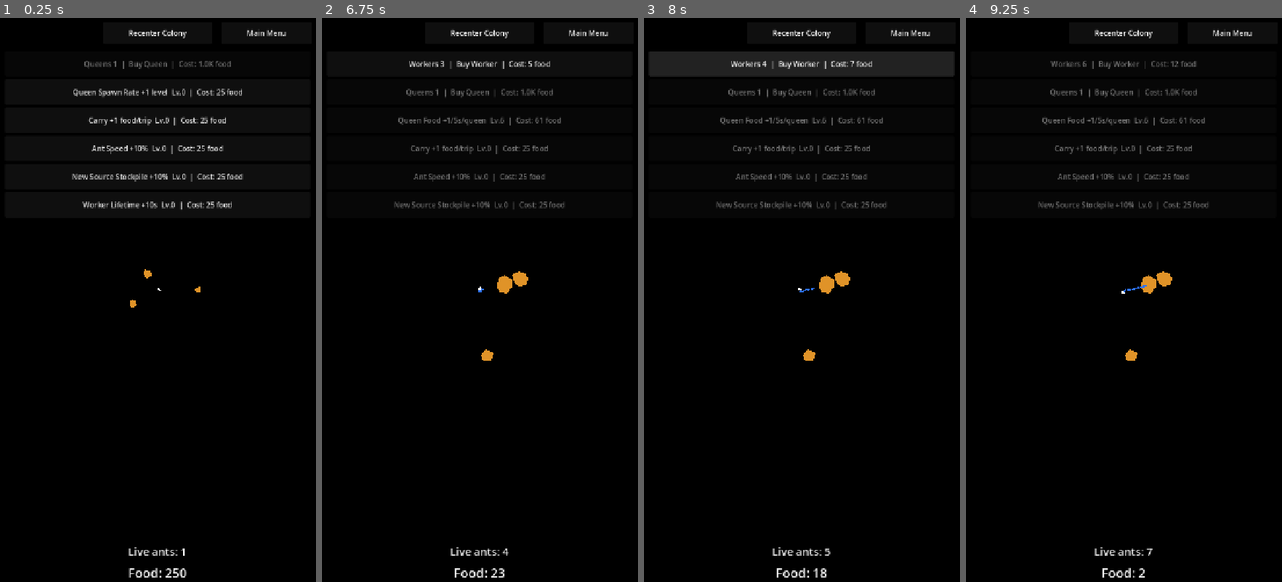
Above: before the commit, frames 1-4 (left to right).
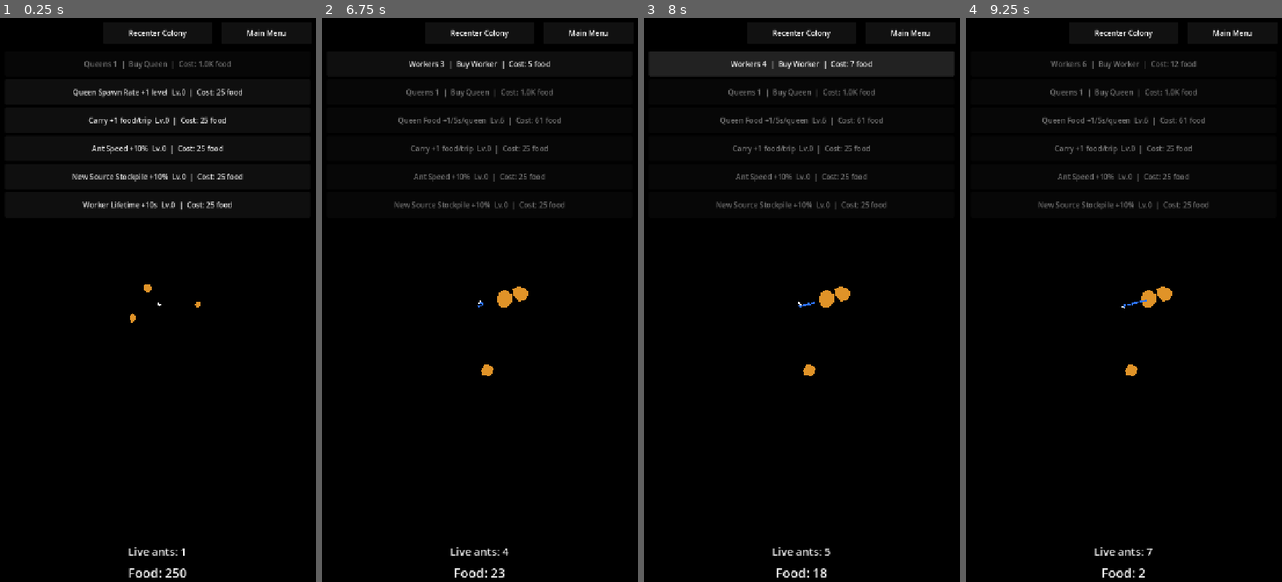
Above: after the commit, the same moments.

Repository: PabloVillagran/thatsHowYouGetAnts
Game: Godot game, scene res://scenes/queen_ant_1.tscn
Same seed, same stepped clock (60 frames per second), same inputs: the game is played once before the commit and once after it. This scene is started directly instead of the project's main scene.
Inputs:
- Up to frame 1 (0.25 s): no input
- Up to frame 2 (6.75 s): click "Queen Spawn Rate +1 level Lv.…" at 0.5 s; click "Queen Spawn Rate +1 level Lv.…" at 1.25 s; click "Queen Spawn Rate +1 level Lv.…" at 2 s; click "Queen Spawn Rate +1 level Lv.…" at 2.75 s; click "Queen Spawn Rate +1 level Lv.…" at 3.5 s; click "Queen Spawn Rate +1 level Lv.…" at 4.25 s; click "Recenter Colony" at 5 s; click "Main Menu" at 5.75 s; click "Incremental 1" at 6.5 s
- Up to frame 3 (8 s): click "Workers 3 | Buy Worker | Cost…" at 7.25 s
- Up to frame 4 (9.25 s): click "Workers 4 | Buy Worker | Cost…" at 8 s; click "Workers 5 | Buy Worker | Cost…" at 8.75 s

The runs differ from the first frame. In frame 1, 0.1% of the frame differs, in the area x 41-87%, y 2-55%; in frame 2, 0.5%; in frame 3, 0.6%; in frame 4, 0.6%, in the area x 49-87%, y 2-64%.

Commit message:
Fix colony recenter controls

Diff:
--- a/MainScene.tscn
+++ b/MainScene.tscn
@@ -113,7 +113,9 @@
 grow_horizontal = 2
 grow_vertical = 0
 theme_override_colors/font_color = Color(1, 1, 1, 1)
+modulate = Color(1.12, 1.12, 1.12, 1)
 text = "Recenter Colony"
+script = ExtResource("8_recenter_button")
 
 [node name="MainMenuButton" type="Button" parent="UI"]
 anchors_preset = 1
@@ -125,4 +127,5 @@
 offset_bottom = 68.0
 grow_horizontal = 0
 text = "Main Menu"
+modulate = Color(1.12, 1.12, 1.12, 1)
 script = ExtResource("7_menu_button")
--- a/scenes/main_menu.tscn
+++ b/scenes/main_menu.tscn
@@ -55,4 +55,5 @@
 theme_override_colors/font_color = Color(1, 1, 1, 1)
 theme_override_font_sizes/font_size = 24
 text = "Reset Game"
+modulate = Color(1.12, 1.12, 1.12, 1)
 script = ExtResource("2_reset")
--- a/scenes/queen_ant_1.tscn
+++ b/scenes/queen_ant_1.tscn
@@ -105,7 +105,9 @@
 offset_bottom = 68.0
 grow_horizontal = 2
 theme_override_colors/font_color = Color(1, 1, 1, 1)
+modulate = Color(1.12, 1.12, 1.12, 1)
 text = "Recenter Colony"
+script = ExtResource("8_recenter_button")
 
 [node name="MainMenuButton" type="Button" parent="UI"]
 anchors_preset = 1
@@ -117,4 +119,5 @@
 offset_bottom = 68.0
 grow_horizontal = 0
 text = "Main Menu"
+modulate = Color(1.12, 1.12, 1.12, 1)
 script = ExtResource("7_menu_button")
--- a/scripts/game_camera.gd
+++ b/scripts/game_camera.gd
@@ -8,8 +8,9 @@
 
 
 func _ready() -> void:
-	position = get_viewport_rect().size * 0.5
 	_update_minimum_zoom()
+	# Wait until AntSource has finished positioning itself and spawning the queen.
+	call_deferred("recenter_on_colony")
 
 
 func recenter_on_colony() -> void:
@@ -18,9 +19,9 @@
 		return
 	var queen_ants: Array = ant_source.get("queen_ants")
 	if not queen_ants.is_empty() and is_instance_valid(queen_ants[0]):
-		position = queen_ants[0].global_position
+		global_position = queen_ants[0].global_position
 	else:
-		position = ant_source.global_position
+		global_position = ant_source.global_position
 
 
 func _input(event: InputEvent) -> void:
